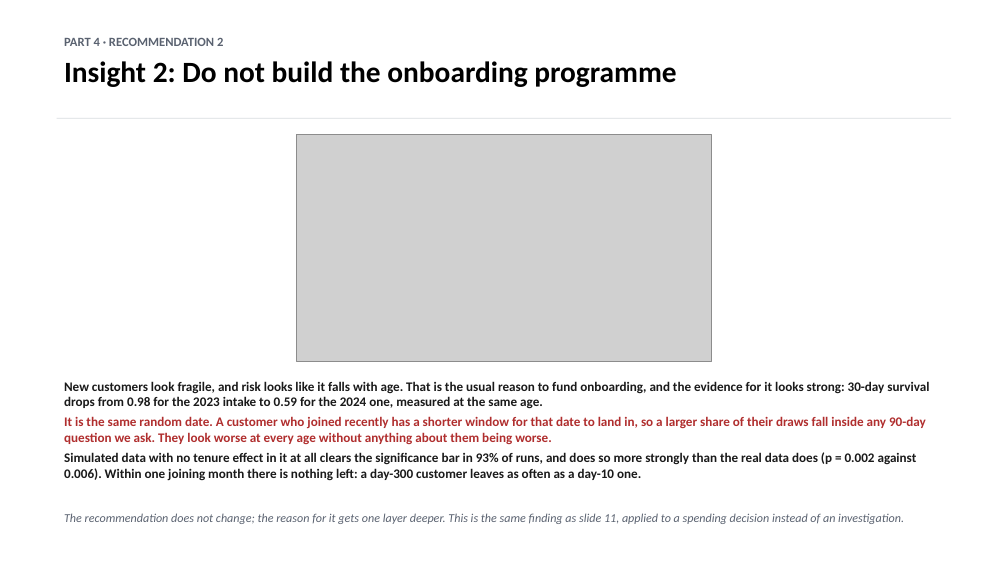
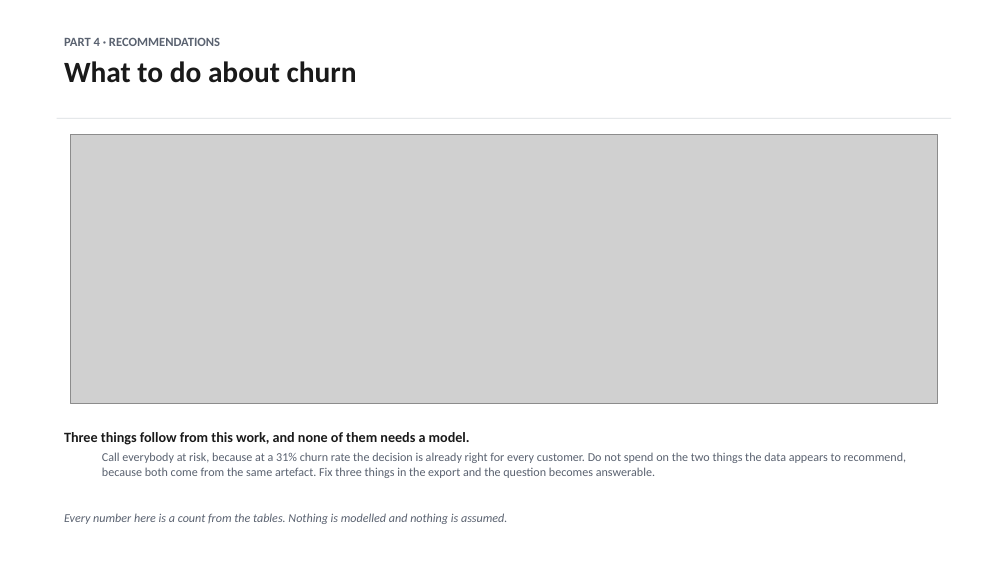
Before and after one commit to dmitriyratu/avepoint-churn-case-study, a slide deck: slide 15 of outputs/decks/AvePoint_Case_Study.pptx (slide 16 before the commit). Drawn at 1008x567 pixels with LibreOffice and Linux fonts; fonts in the diff are those of the drawing; grey boxes stand for pictures. Boxes give left, top, right and bottom in pixels: in the first picture for what was removed or moved away, otherwise in the second. Text is boxed around its words. In the diff, an @@ line names an element or a change of style, - is before the commit and + after.

Commit message:
Enhance presentation materials with new insights and visual updates
- Updated `build_new_slides.py` to include new recommendations on customer churn analysis, emphasizing the importance of calling at-risk customers and the ineffectiveness of ranking.
- Introduced new figures in `fig_breakeven_html.py`, `fig_tenure_null_html.py`, and `fig_what_to_do_html.py` to visually represent key findings and recommendations.
- Revised HTML outputs to improve clarity and presentation of data, ensuring alignment with the latest insights.
- Updated `AvePoint_Case_Study.pptx` to reflect these changes, enhancing the overall quality and effectiveness of the presentation.

These modifications aim to provide a more comprehensive understanding of customer retention strategies and improve the visual communication of findings.

```diff
--- a/outputs/decks/AvePoint_Case_Study.pptx
+++ b/outputs/decks/AvePoint_Case_Study.pptx
@@ text at <box>64,38,357,83</box>: text changed; size 28 to 12 pt; text colour #000000 to #5A6270 @@
-PART 4 · RECOMMENDATION 2
-Insight 2: Do not build the onboarding programme
+PART 4 · RECOMMENDATIONS
+What to do about churn
@@ picture: place and size @@
-picture at <box>297,135,712,361</box>
+picture at <box>70,135,938,403</box>
@@ text at <box>64,432,906,478</box>: text changed; size 12.5 to 11.5 pt; text colour #1A1A1A to #5A6270; bold off @@
-New customers look fragile, and risk looks like it falls with age. That is the usual reason to fund onboarding, and the evidence for it looks strong: 30-day survival drops from 0.98 for the 2023 intake to 0.59 for the 2024 one, measured at the same age.
-It is the same random date. A customer who joined recently has a shorter window for that date to land in, so a larger share of their draws fall inside any 90-day question we ask. They look worse at every age without anything about them being worse.
-Simulated data with no tenure effect in it at all clears the significance bar in 93% of runs, and does so more strongly than the real data does (p = 0.002 against 0.006). Within one joining month there is nothing left: a day-300 customer leaves as often as a day-10 one.
+Three things follow from this work, and none of them needs a model.
+  Call everybody at risk, because at a 31% churn rate the decision is already right for every customer. Do not spend on the two things the data appears to recommend, because both come from the same artefact. Fix three things in the export and the question becomes answerable.
@@ text at <box>64,513,507,524</box>: text changed @@
-The recommendation does not change; the reason for it gets one layer deeper. This is the same finding as slide 11, applied to a spending decision instead of an investigation.
+Every number here is a count from the tables. Nothing is modelled and nothing is assumed.
```
Also in this commit, not shown: 4 other slides changed, 2 slides removed, 13 other files.
